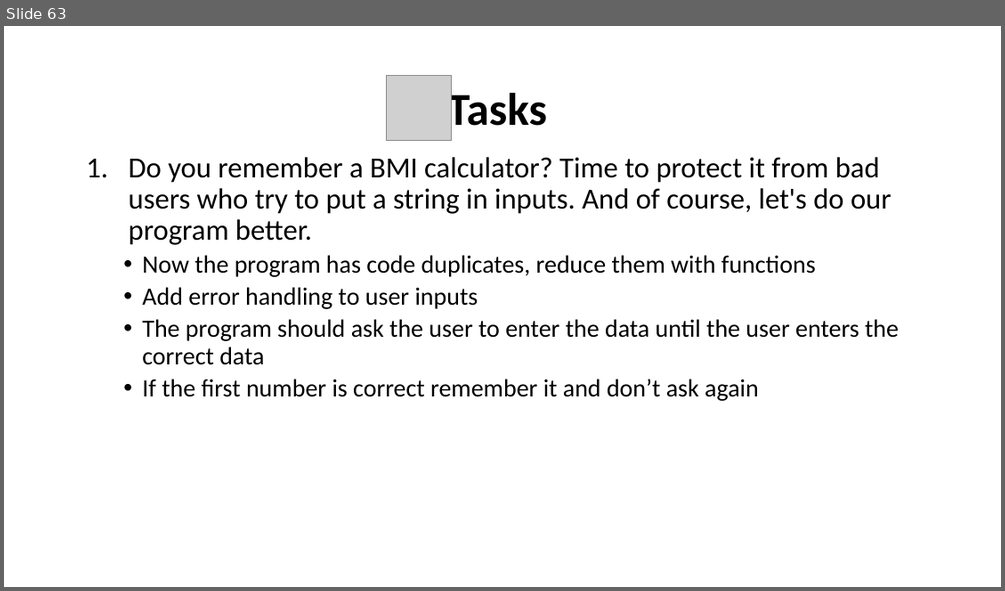
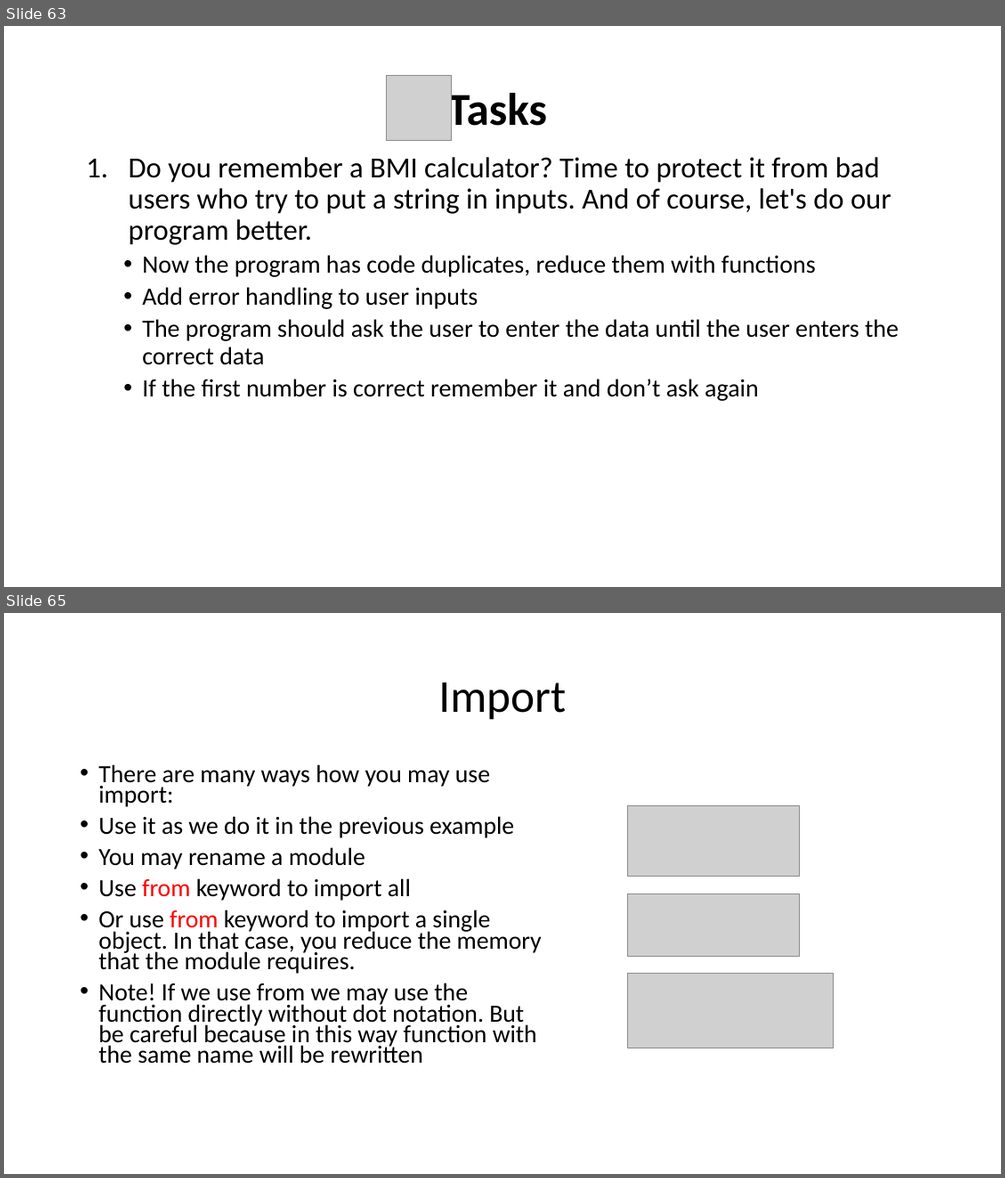
Before and after one commit to WonderLuc/brother-bootcamp, a slide deck: python 101/python_101.pptx. Shown one above the other, each under a label of ours: slide 63 before the commit, slides 63 and 65 after it; the slides between them are not shown. The pictures are 1005x591 and 1005x1178 pixels, drawn with LibreOffice and Linux fonts; fonts in the diff are those of the drawing; grey boxes stand for pictures; background and template pictures are left out. Boxes give left, top, right and bottom in pixels: in the first picture for what was removed or moved away, otherwise in the second. Text is boxed around its words. In the diff, an @@ line names an element or a change of style, - is before the commit and + after.

Commit message:
feat: add module block

```diff
--- a/python 101/python_101.pptx
+++ b/python 101/python_101.pptx
@@ slide 65 added at (x1=4, y1=613, x2=1001, y2=1174), background picture (left out) @@
@@ title added at (x1=438, y1=682, x2=566, y2=720), 44 pt, text #000000 @@
+Import
@@ text added at (x1=98, y1=764, x2=542, y2=1063), 23.8 pt, text #000000 @@
+• There are many ways how you may use import:
+• Use it as we do it in the previous example
+• You may rename a module
+• Use from keyword to import all
+• Or use from keyword to import a single object. In that case, you reduce the memory that the module requires.
+• Note! If we use from we may use the function directly without dot notation. But be careful because in this way function with the same name will be rewritten
@@ picture added at (x1=627, y1=806, x2=799, y2=877) @@
@@ picture added at (x1=627, y1=893, x2=799, y2=957) @@
@@ picture added at (x1=628, y1=973, x2=833, y2=1048) @@
```
Also in this commit, not shown: 3 other slides added, 8 other files.
